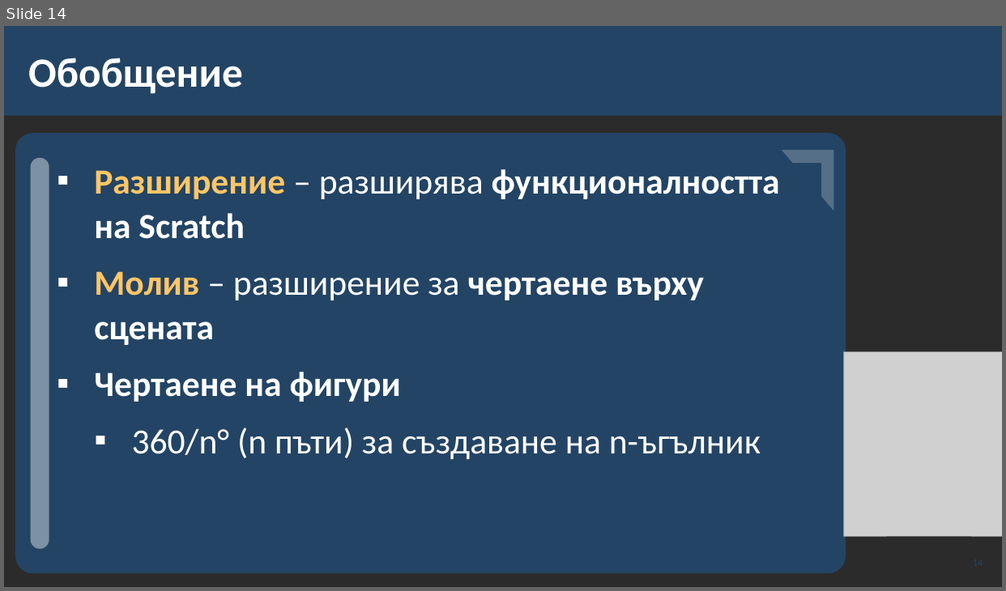
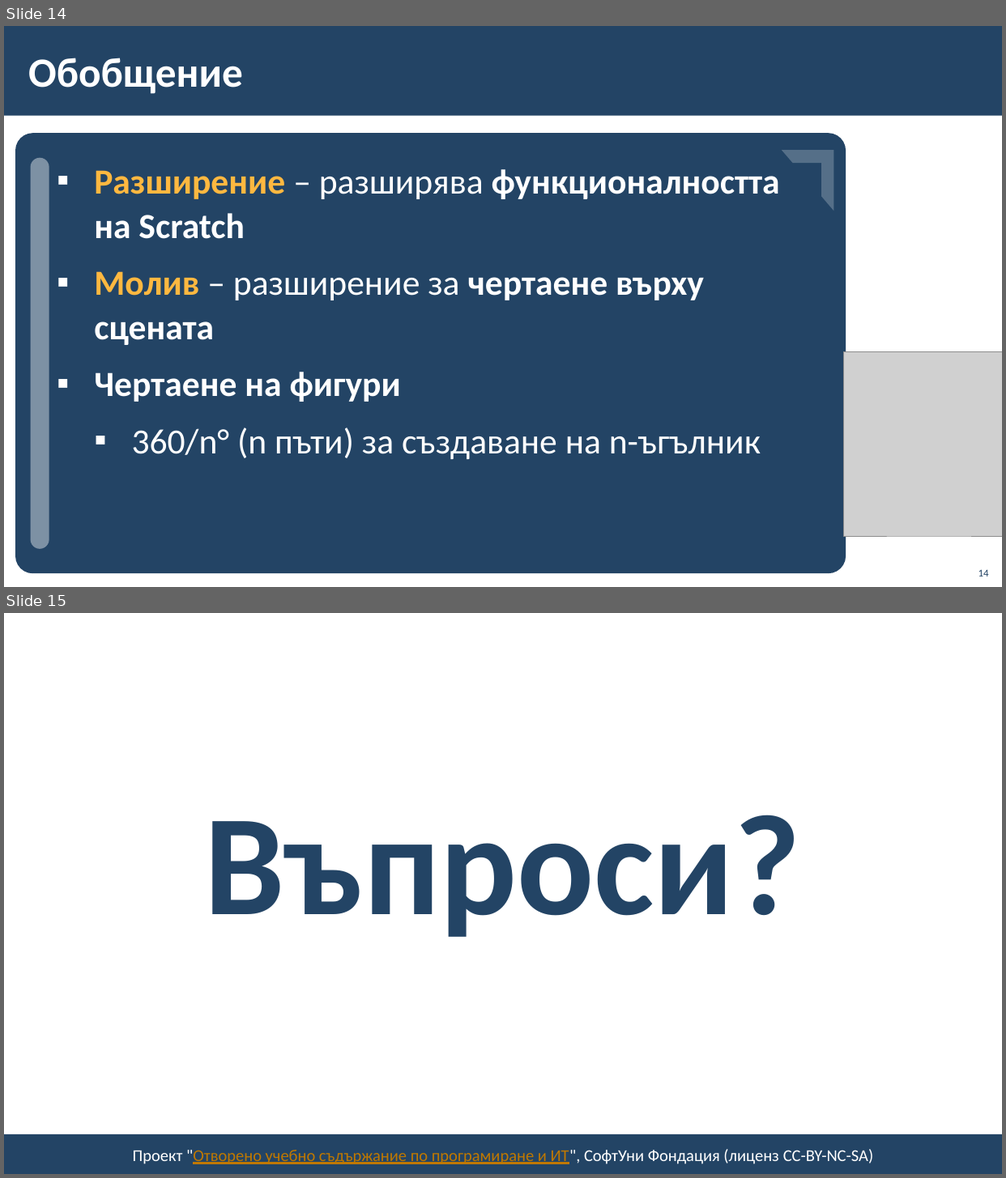
Before and after one commit to BG-IT-Edu/School-Programming, a slide deck: Courses/Computer-Modeling-and-IT/Computer-Modeling-and-IT-5-Class/18-Drawing-Figures/18-Drawing-Figures.pptx. Shown one above the other, each under a label of ours: slide 14 before the commit, slides 14 and 15 after it. The pictures are 1006x591 and 1006x1178 pixels, drawn with LibreOffice and Linux fonts; fonts in the diff are those of the drawing; grey boxes stand for pictures; background and template pictures are left out; a plain dark background stands for a picture behind light text. Boxes give left, top, right and bottom in pixels: in the first picture for what was removed or moved away, otherwise in the second. Text is boxed around its words. In the diff, an @@ line names an element or a change of style, - is before the commit and + after.

```diff
--- a/Courses/Computer-Modeling-and-IT/Computer-Modeling-and-IT-5-Class/18-Drawing-Figures/18-Drawing-Figures.pptx
+++ b/Courses/Computer-Modeling-and-IT/Computer-Modeling-and-IT-5-Class/18-Drawing-Figures/18-Drawing-Figures.pptx
@@ slide 15 added at (4, 613, 1002, 1174), background #FFFFFF @@
@@ title added at (205, 815, 801, 937), 138 pt, text #234465, bold @@
+Въпроси?
@@ rectangle added at (4, 1135, 1002, 1174), fill #234465 @@
@@ text added at (133, 1149, 873, 1165), 16 pt, text #FFFFFF @@
+Проект "Отворено учебно съдържание по програмиране и ИТ", СофтУни Фондация (лиценз CC-BY-NC-SA)
@@ slide 14 changed as well @@
@@ background picture (left out) to #FFFFFF @@
@@ text at (94, 169, 780, 345): text colour #FFC666 to #FFB840 in "Разширение", "Молив" @@
@@ page number: place and size @@
-page number at (951, 550, 987, 575)
+page number at (978, 570, 989, 577)
@@ page number at (978, 570, 989, 577): vertical alignment middle to bottom @@
```
Also in this commit, not shown: 12 other slides changed, 2 other slides added, 3 slides removed, 5 other files.
